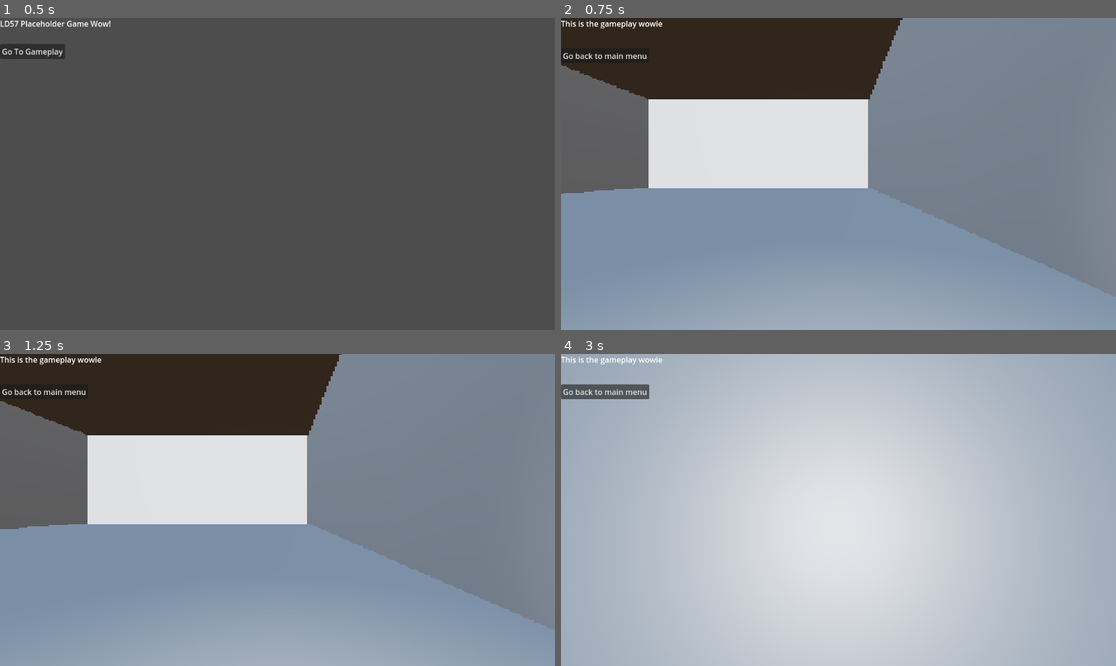
Above: before the commit, frames 1-4 (two rows, left to right).
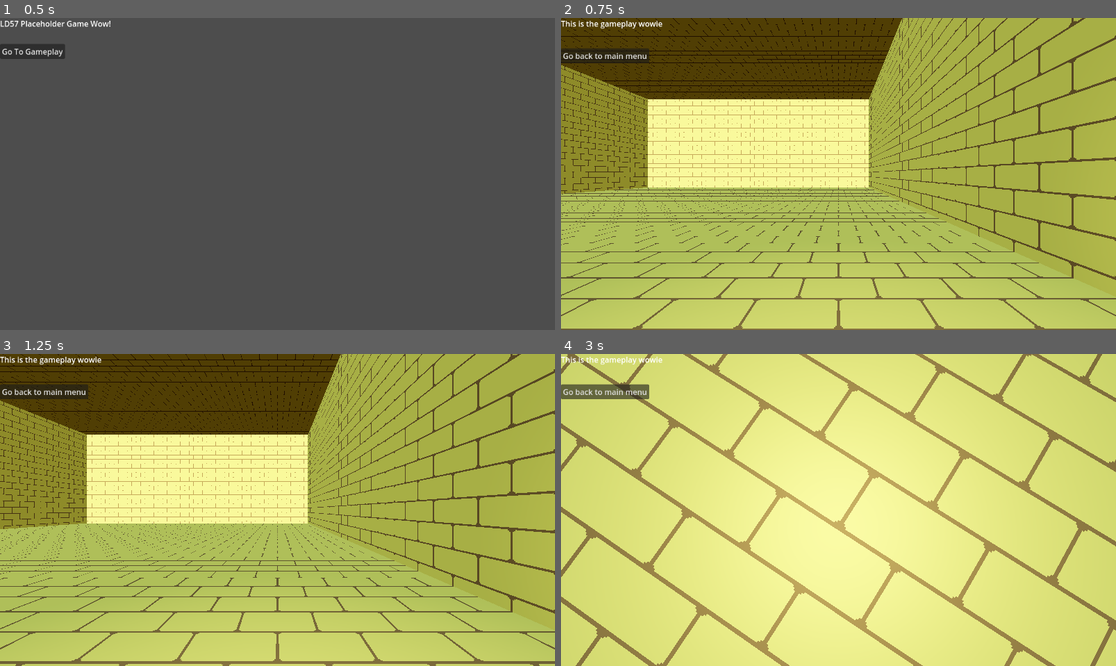
Above: after the commit, the same moments.

Repository: AnsonRutherford/LD57
Game: Godot game, scene res://Scenes/start.tscn
Two runs of this game, one before a commit and one after it. Both use one fixed random seed, a clock stepped at 60 frames per second and the inputs below.
Inputs (mouse positions are in pixels of both pictures, inside the frame that each line leads up to):
- Up to frame 1 (0.5 s): no input
- Up to frame 2 (0.75 s): click "Go To Gameplay" at 0.5 s
- Up to frame 3 (1.25 s): no input
- Up to frame 4 (3 s): click "Go back to main menu" at 1.25 s; click "Go To Gameplay" at 2 s; tap Enter at 2.75 s; move the mouse to (866, 510) at 2.77 s; hold Up (ui_up) from 2.78 s (still down); click (866, 510) at 2.85 s

Frame 1 is identical in both runs. In frame 2, 99% of the frame differs, in the area x 0-100%, y 0-100%; in frame 3, 99%; in frame 4, 100%.

Commit message:
light puzzle beam + graphics

Diff:
--- a/Materials/Shaders/post_process.gdshader
+++ b/Materials/Shaders/post_process.gdshader
@@ -3,12 +3,13 @@
 render_mode unshaded, fog_disabled;
 uniform sampler2D depth_texture : hint_depth_texture;
 uniform sampler2D screen_texture : hint_screen_texture;
+uniform float pixel_scale;
 
 void vertex() {
   POSITION = vec4(VERTEX.xy, 1.0, 1.0);
 }
 
 void fragment() {
-	vec2 screen_chunk = round(SCREEN_UV * 256.0)/256.0;
+	vec2 screen_chunk = round(SCREEN_UV * pixel_scale) / pixel_scale;
 	ALBEDO.rgb = vec3(texture(screen_texture, screen_chunk).rgb);
 }
--- /dev/null
+++ b/Materials/brick.tres
@@ -0,0 +1,10 @@
+[gd_resource type="StandardMaterial3D" load_steps=2 format=3 uid="uid://bh213bu1m3npl"]
+
+[ext_resource type="Texture2D" uid="uid://coqcl84tsb55c" path="res://Materials/Brick.png" id="1_e27iv"]
+
+[resource]
+albedo_texture = ExtResource("1_e27iv")
+uv1_scale = Vector3(0.5, 0.5, 0.5)
+uv1_triplanar = true
+uv1_world_triplanar = true
+texture_filter = 0
--- a/Materials/post_process_material.tres
+++ b/Materials/post_process_material.tres
@@ -5,3 +5,4 @@
 [resource]
 render_priority = 0
 shader = ExtResource("1_ka2em")
+shader_parameter/pixel_scale = 1024.0
--- a/Scenes/Interactables/Mirror Pillar.tscn
+++ b/Scenes/Interactables/Mirror Pillar.tscn
@@ -1,24 +1,20 @@
-[gd_scene load_steps=6 format=3 uid="uid://cxwdrbb3xtufd"]
+[gd_scene load_steps=7 format=3 uid="uid://cxwdrbb3xtufd"]
 
 [ext_resource type="Script" uid="uid://bs8vcmdv5pulq" path="res://Scripts/mirror_pillar.gd" id="1_w8duk"]
+[ext_resource type="PackedScene" uid="uid://d25mnqq71uc2" path="res://Scenes/light_beam.tscn" id="2_72m6v"]
 
 [sub_resource type="CylinderMesh" id="CylinderMesh_vnwk2"]
-
-[sub_resource type="PrismMesh" id="PrismMesh_sw02j"]
 
 [sub_resource type="CylinderShape3D" id="CylinderShape3D_w8duk"]
 
 [sub_resource type="CylinderShape3D" id="CylinderShape3D_6o5a1"]
 height = 3.0
 
+[sub_resource type="PrismMesh" id="PrismMesh_sw02j"]
+
 [node name="Mirror Pillar" type="MeshInstance3D"]
 mesh = SubResource("CylinderMesh_vnwk2")
 script = ExtResource("1_w8duk")
-rotations = Array[Vector3]([Vector3(90, 0, 0), Vector3(90, 90, 0), Vector3(90, 180, 0), Vector3(90, 270, 0)])
-
-[node name="Mirror" type="MeshInstance3D" parent="."]
-transform = Transform3D(1, 0, 0, 0, -4.37114e-08, -1, 0, 1, -4.37114e-08, 0, 1.5, 0)
-mesh = SubResource("PrismMesh_sw02j")
 
 [node name="StaticBody3D" type="StaticBody3D" parent="."]
 
@@ -31,3 +27,14 @@
 
 [node name="CollisionShape3D" type="CollisionShape3D" parent="Interact Collision"]
 shape = SubResource("CylinderShape3D_6o5a1")
+
+[node name="Mirror" type="Node3D" parent="."]
+
+[node name="Mirror Mesh" type="MeshInstance3D" parent="Mirror"]
+transform = Transform3D(1, 0, 0, 0, -4.37114e-08, -1, 0, 1, -4.37114e-08, 0, 1.5, 0)
+mesh = SubResource("PrismMesh_sw02j")
+skeleton = NodePath("../..")
+
+[node name="LightBeam" parent="Mirror/Mirror Mesh" instance=ExtResource("2_72m6v")]
+unique_name_in_owner = true
+transform = Transform3D(-1, 7.64274e-15, -8.74228e-09, -8.74228e-08, -4.37114e-08, 0.1, 3.82137e-15, 1, 4.37114e-09, 0, 0, 0)
--- a/Scenes/PuzzleDoor.tscn
+++ b/Scenes/PuzzleDoor.tscn
@@ -1,6 +1,7 @@
-[gd_scene load_steps=4 format=3 uid="uid://bwtwjlhrpa181"]
+[gd_scene load_steps=5 format=3 uid="uid://bwtwjlhrpa181"]
 
-[ext_resource type="Script" uid="uid://cemfe2wa6jxtx" path="res://Scenes/puzzle_door.gd" id="1_rsw5k"]
+[ext_resource type="Script" uid="uid://cemfe2wa6jxtx" path="res://Scripts/puzzle_door.gd" id="1_rsw5k"]
+[ext_resource type="Material" uid="uid://bh213bu1m3npl" path="res://Materials/brick.tres" id="2_s542k"]
 
 [sub_resource type="BoxMesh" id="BoxMesh_rbe8o"]
 size = Vector3(0.2, 7, 3.5)
@@ -12,6 +13,7 @@
 script = ExtResource("1_rsw5k")
 
 [node name="MeshInstance3D" type="MeshInstance3D" parent="."]
+material_override = ExtResource("2_s542k")
 mesh = SubResource("BoxMesh_rbe8o")
 
 [node name="StaticBody3D" type="StaticBody3D" parent="MeshInstance3D"]
--- /dev/null
+++ b/Scenes/light_beam.tscn
@@ -0,0 +1,21 @@
+[gd_scene load_steps=3 format=3 uid="uid://d25mnqq71uc2"]
+
+[sub_resource type="CylinderMesh" id="CylinderMesh_hpvr1"]
+top_radius = 0.2
+bottom_radius = 0.2
+height = 1.0
+
+[sub_resource type="StandardMaterial3D" id="StandardMaterial3D_cmvo6"]
+transparency = 1
+shading_mode = 0
+disable_ambient_light = true
+disable_fog = true
+albedo_color = Color(0.811765, 1, 1, 0.666667)
+
+[node name="LightBeam" type="Node3D"]
+
+[node name="MeshInstance3D" type="MeshInstance3D" parent="."]
+transform = Transform3D(1, 0, 0, 0, -4.37114e-08, 1, 0, -1, -4.37114e-08, 0, 0, -0.5)
+extra_cull_margin = 16384.0
+mesh = SubResource("CylinderMesh_hpvr1")
+surface_material_override/0 = SubResource("StandardMaterial3D_cmvo6")
--- a/Scenes/puzzle_room.tscn
+++ b/Scenes/puzzle_room.tscn
@@ -1,12 +1,15 @@
-[gd_scene load_steps=3 format=3 uid="uid://c2fbb4atf5n6p"]
+[gd_scene load_steps=6 format=3 uid="uid://c2fbb4atf5n6p"]
 
 [ext_resource type="PackedScene" uid="uid://cxwdrbb3xtufd" path="res://Scenes/Interactables/Mirror Pillar.tscn" id="1_gka4x"]
+[ext_resource type="Material" uid="uid://bh213bu1m3npl" path="res://Materials/brick.tres" id="1_m020c"]
 [ext_resource type="Script" uid="uid://e8fkydpih07x" path="res://Scripts/light_puzzle.gd" id="1_psrkm"]
+[ext_resource type="PackedScene" uid="uid://bwtwjlhrpa181" path="res://Scenes/PuzzleDoor.tscn" id="3_dnawa"]
+[ext_resource type="PackedScene" uid="uid://d25mnqq71uc2" path="res://Scenes/light_beam.tscn" id="4_8kpn7"]
 
 [node name="PuzzleRoom" type="Node3D"]
-script = ExtResource("1_psrkm")
 
 [node name="CSGCombiner3D" type="CSGCombiner3D" parent="."]
+material_override = ExtResource("1_m020c")
 operation = 2
 use_collision = true
 
@@ -34,3 +37,14 @@
 [node name="Mirror Pillar" parent="." instance=ExtResource("1_gka4x")]
 transform = Transform3D(1, 0, 0, 0, 1, 0, 0, 0, 1, -9, 1.48696, 0)
 has_mirror = true
+angles = Array[float]([0.0, 90.0, 180.0, 270.0])
+
+[node name="PuzzleDoor" parent="." instance=ExtResource("3_dnawa")]
+transform = Transform3D(1, 0, 0, 0, 1, 0, 0, 0, 1, 0, 3, 5)
+
+[node name="Light Source" type="Node3D" parent="."]
+transform = Transform3D(1, 0, 0, 0, 1, 0, 0, 0, 1, -9, 3, 7)
+script = ExtResource("1_psrkm")
+
+[node name="LightBeam" parent="Light Source" instance=ExtResource("4_8kpn7")]
+transform = Transform3D(1, 0, 0, 0, 1, 0, 0, 0, 0.1, 0, 0, 0)
--- a/Scripts/light_puzzle.gd
+++ b/Scripts/light_puzzle.gd
@@ -5,6 +5,8 @@
 static var pillars: Dictionary[MirrorPillar.PILLAR_INDEX, MirrorPillar] = {}
 
 @export var solution: Array[int]
+
+@onready var light_beam = $LightBeam
 
 func _ready() -> void:
 	instance = self
@@ -14,5 +16,13 @@
 
 static func check_solution() -> void:
 	var pillar1 = pillars[MirrorPillar.PILLAR_INDEX.PILLAR1]
-	if pillar1.has_mirror and pillar1.rotate_state == 3:
-		Globals.PUZZLE_SOLVED.emit(Globals.PUZZLE.LIGHT)
+	if !pillar1.has_mirror:
+		instance.light_beam.scale.z = 28
+	else:
+		instance.light_beam.scale.z = 7
+		pillar1.light_beam.scale.z = 0.1
+		if pillar1.rotate_state == 1:
+			pillar1.light_beam.scale.z = 3
+		if pillar1.rotate_state == 3:
+			pillar1.light_beam.scale.z = 3
+			Globals.PUZZLE_SOLVED.emit(Globals.PUZZLE.LIGHT)
--- a/Scripts/mirror_pillar.gd
+++ b/Scripts/mirror_pillar.gd
@@ -7,14 +7,20 @@
 @export var pillar_index: PILLAR_INDEX
 
 @onready var mirror := $Mirror
+@onready var light_beam := %LightBeam
 @onready var interact_collision := $"Interact Collision"
 
 const rotation_duration := 0.1
 
 var rotate_state: int = 0
-@export var rotations: Array[Vector3]
+@export var angles: Array[float]
+var rad_angles: Array[float]
 
 func _ready() -> void:
+	rad_angles = []
+	for angle in angles:
+		rad_angles.append(deg_to_rad(angle))
+
 	add_to_group("Interactable")
 	LightPuzzle.register_pillar(self)
 	if has_mirror:
@@ -32,11 +38,22 @@
 	mirror.visible = true
 	interact_collision.position = Vector3.UP / 2
 	rotate_state = 0
-	create_tween().tween_property(mirror, "rotation", rotations[rotate_state], 0)
+	var rotation = Vector3(0, rad_angles[rotate_state], 0)
+	create_tween().tween_property(mirror, "rotation", rotation, 0)
 
 func interact() -> void:
-	rotate_state = (rotate_state + 1) % len(rotations)
-	create_tween().tween_property(mirror, "rotation", rotations[rotate_state], rotation_duration)
+	var current_angle = rad_angles[rotate_state]
+	rotate_state = (rotate_state + 1) % len(angles)
+	var next_angle = rad_angles[rotate_state]
+	if next_angle < current_angle:
+		next_angle += TAU
+
+	var tween = create_tween()
+	var rotation = Vector3(0, next_angle, 0)
+	tween.tween_property(mirror, "rotation", rotation, rotation_duration)
+	rotation = Vector3(0, rad_angles[rotate_state], 0)
+	tween.tween_property(mirror, "rotation", rotation, 0)
+
 	LightPuzzle.check_solution()
 
 func pickup(player: Player) -> void:
@@ -47,3 +64,4 @@
 	elif has_mirror and player.held_item == Player.HELD_ITEM.NONE:
 		lose_mirror()
 		player.handle_hold_item(Player.HELD_ITEM.MIRROR)
+		LightPuzzle.check_solution()
Binary file added: Materials/Brick.png
Not shown, added: Materials/Brick.png.import
Binary file added: Materials/BrokenBrick.png
Not shown, added: Materials/BrokenBrick.png.import
Renamed: Scenes/puzzle_door.gd -> Scripts/puzzle_door.gd
Renamed: Scenes/puzzle_door.gd.uid -> Scripts/puzzle_door.gd.uid
